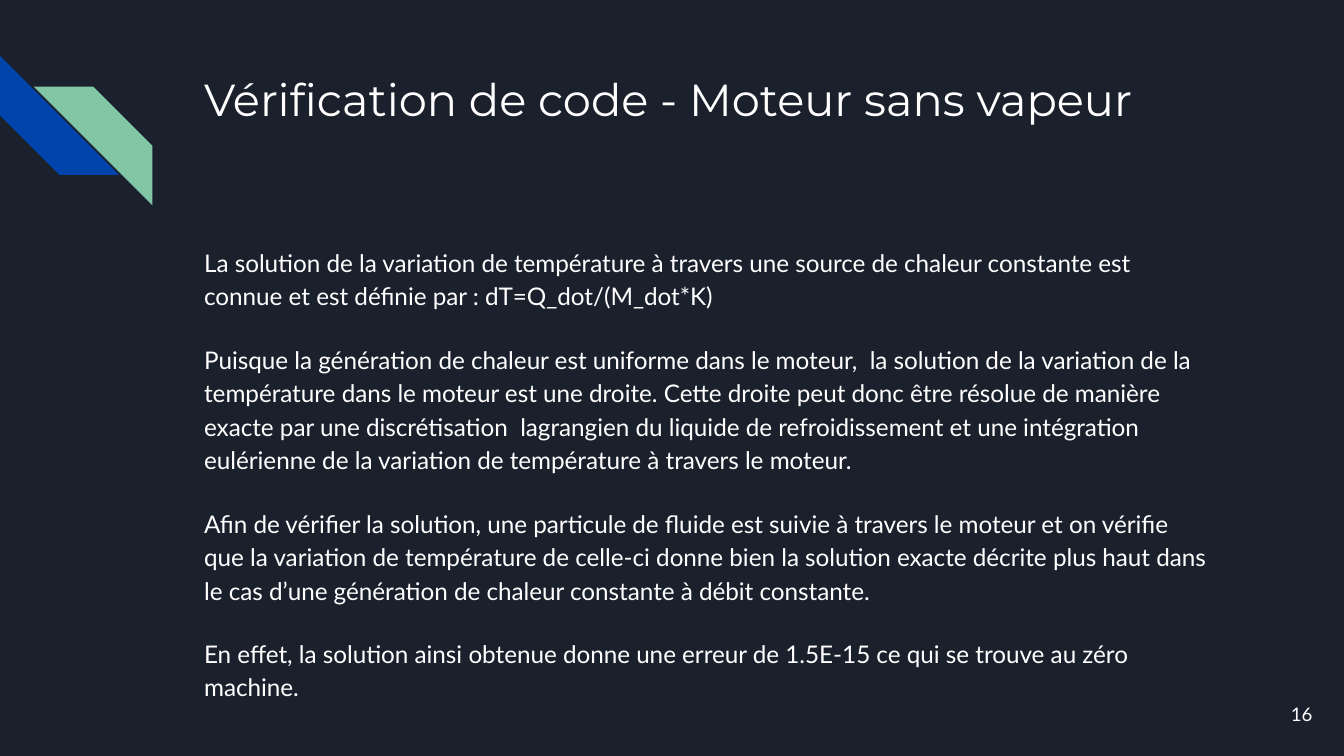
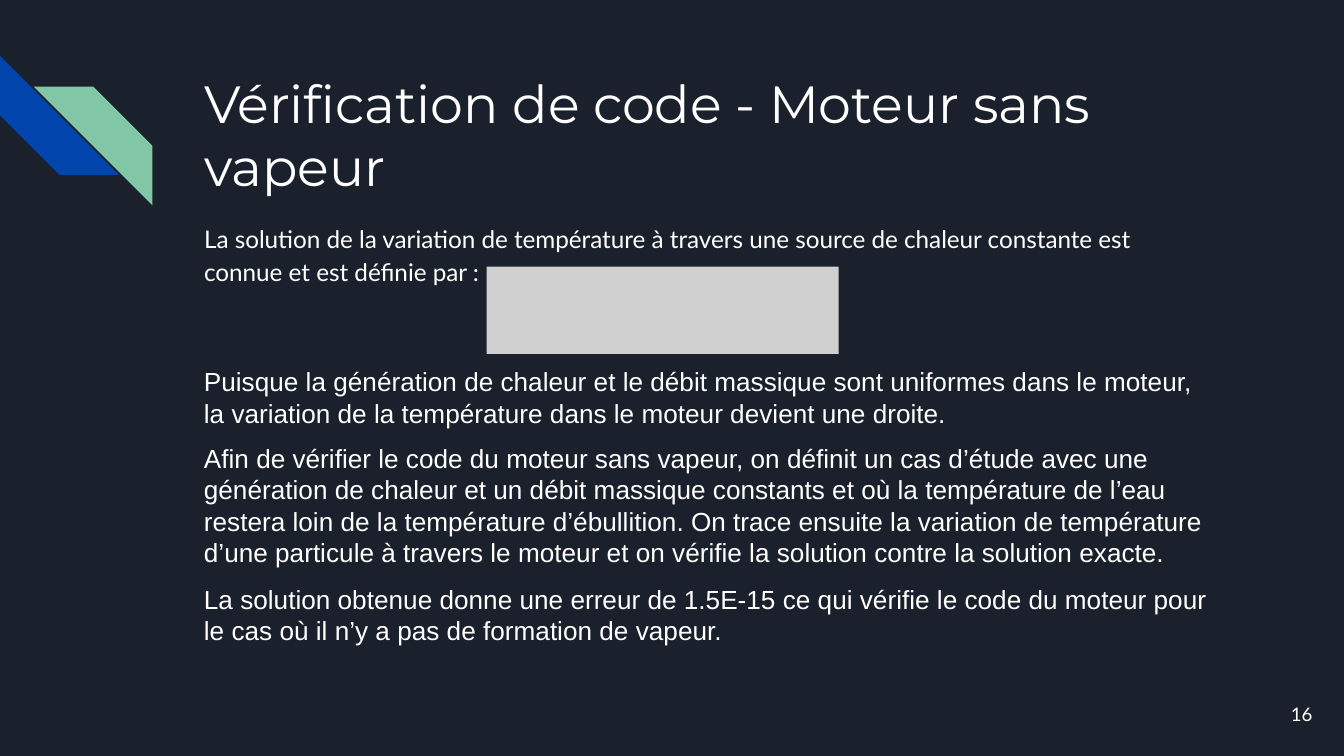
Before and after one commit to Luckabarbeau/Final_projet_mec8211, a slide deck: slide 16 of Presentation-projet-de-session.pptx. Drawn at 1344x756 pixels with LibreOffice and Linux fonts; fonts in the diff are those of the drawing; grey boxes stand for pictures. Boxes give left, top, right and bottom in pixels: in the first picture for what was removed or moved away, otherwise in the second. Text is boxed around its words. In the diff, an @@ line names an element or a change of style, - is before the commit and + after.

Commit message:
update

```diff
--- a/Presentation-projet-de-session.pptx
+++ b/Presentation-projet-de-session.pptx
@@ title "Vérification de code - Moteur ..." at (x1=204, y1=84, x2=1090, y2=196): size 24 to 28 pt @@
@@ text at (x1=204, y1=230, x2=1130, y2=285): text changed @@
-La solution de la variation de température à travers une source de chaleur constante est connue et est définie par : dT=Q_dot/(M_dot*K)
-Puisque la génération de chaleur est uniforme dans le moteur, la solution de la variation de la température dans le moteur est une droite. Cette droite peut donc être résolue de manière exacte par une discrétisation lagrangien du liquide de refroidissement et une intégration eulérienne de la variation de température à travers le moteur.
-Afin de vérifier la solution, une particule de fluide est suivie à travers le moteur et on vérifie que la variation de température de celle-ci donne bien la solution exacte décrite plus haut dans le cas d’une génération de chaleur constante à débit constante.
-En effet, la solution ainsi obtenue donne une erreur de 1.5E-15 ce qui se trouve au zéro machine.
+La solution de la variation de température à travers une source de chaleur constante est connue et est définie par :
@@ picture added at (x1=487, y1=266, x2=839, y2=353) @@
@@ text added at (x1=204, y1=371, x2=1191, y2=428), 14 pt, text #FFFFFF @@
+Puisque la génération de chaleur et le débit massique sont uniformes dans le moteur, la variation de la température dans le moteur devient une droite.
@@ text added at (x1=204, y1=448, x2=1201, y2=568), 14 pt, text #FFFFFF @@
+Afin de vérifier le code du moteur sans vapeur, on définit un cas d’étude avec une génération de chaleur et un débit massique constants et où la température de l’eau restera loin de la température d’ébullition. On trace ensuite la variation de température d’une particule à travers le moteur et on vérifie la solution contre la solution exacte.
@@ text added at (x1=204, y1=589, x2=1206, y2=646), 14 pt, text #FFFFFF @@
+La solution obtenue donne une erreur de 1.5E-15 ce qui vérifie le code du moteur pour le cas où il n’y a pas de formation de vapeur.
```
Also in this commit, not shown: 13 other slides changed.
